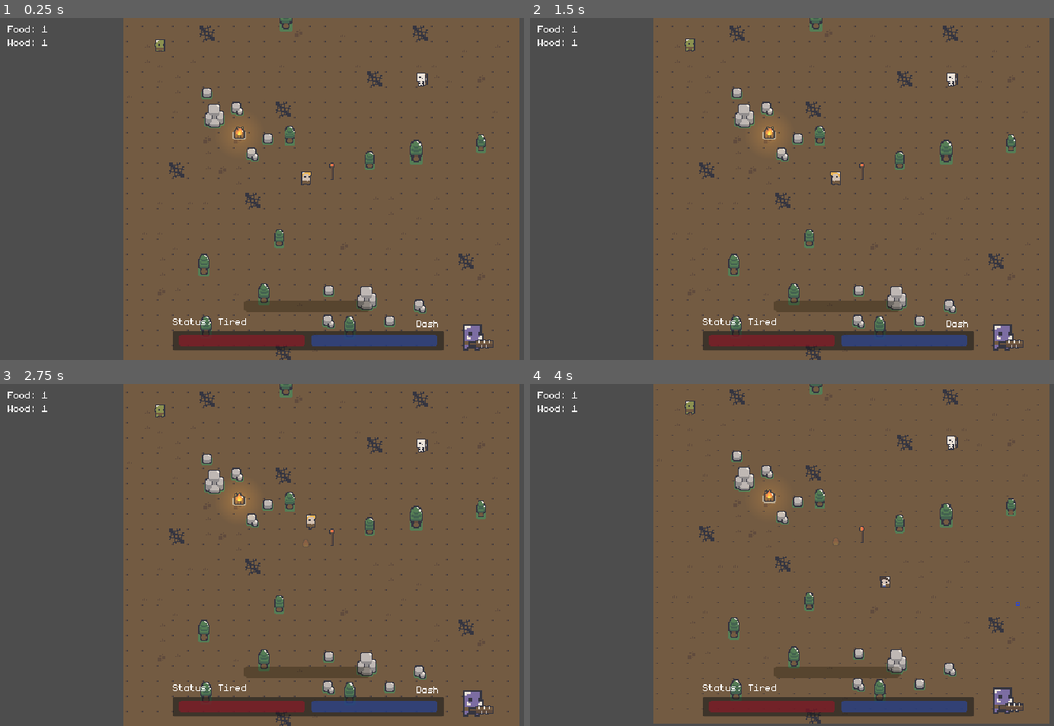
Above: before the commit, frames 1-4 (two rows, left to right).
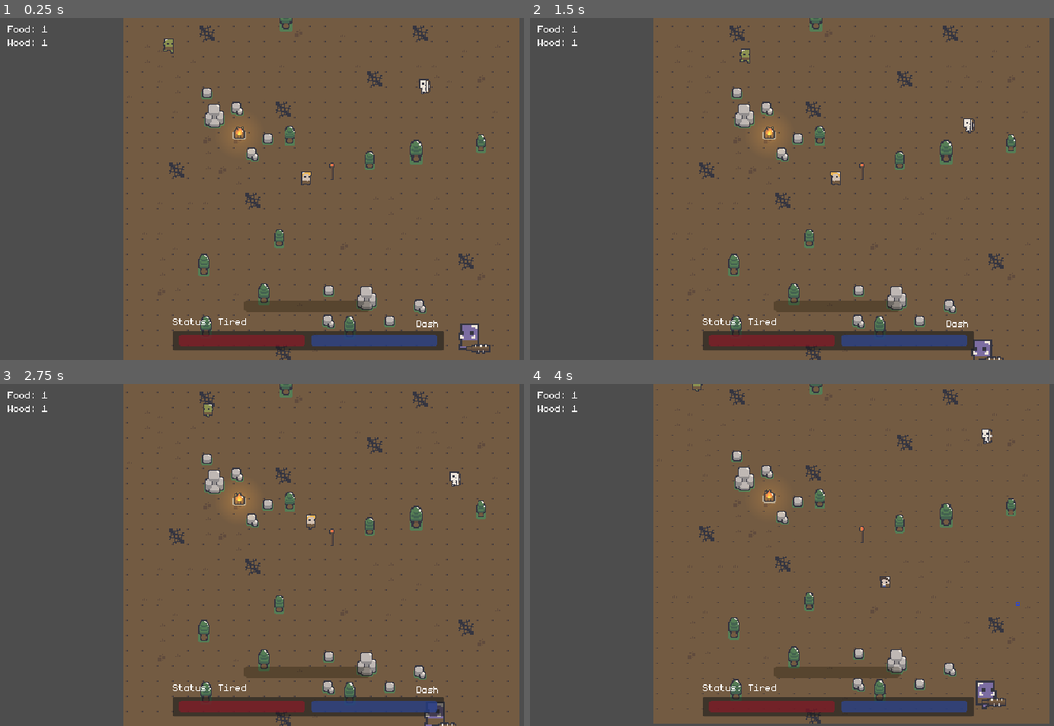
Above: after the commit, the same moments.

Repository: qmarsala/DeliciousDungeon
Game: Godot game, scene res://scenes/debug.tscn
Two runs of this game, one before a commit and one after it. Both use one fixed random seed, a clock stepped at 60 frames per second and the inputs below. This scene is started directly instead of the project's main scene.
Inputs (mouse positions are in pixels of both pictures, inside the frame that each line leads up to):
- Up to frame 1 (0.25 s): no input
- Up to frame 2 (1.5 s): move the mouse to (970, 171) at 0.52 s; tap Q (basic_attack) at 0.6 s; tap W (heavy_attack) at 0.8, 1.35 s; move the mouse to (713, 206) at 1.27 s
- Up to frame 3 (2.75 s): click (183, 572) at 1.55 s; move the mouse to (366, 479) at 2.02 s; press the mouse at (366, 479) at 2.03 s; tap Q (basic_attack) at 2.3 s
- Up to frame 4 (4 s): move the mouse to (802, 623) at 2.77 s; release the mouse at (802, 623) at 2.78 s; tap Q (basic_attack) at 2.85 s; tap W (heavy_attack) at 3.05 s; move the mouse to (1017, 606) at 3.52 s; hold Right mouse button (dash) from 3.53 s (still down); click (1017, 606) at 3.8 s

The runs differ from the first frame. In frame 1, 0.5% of the frame differs, in the area x 29-95%, y 6-99%; in frame 2, 0.8%, in the area x 29-95%, y 6-100%; in frame 3, 0.7%; in frame 4, 0.7%.
Error before the commit: Parse Error: Could not find type "StatusEffect" in the current scope. (res://assets/scripts/enemies/enemy.gd:15)

Commit message:
add another attack to try out attack_data and having multiple attacks under a 'weapon'

Diff:
--- /dev/null
+++ b/src/assets/data/abilities/attack_data.gd
@@ -0,0 +1,9 @@
+class_name AttackData
+extends Resource
+
+@export var scene: PackedScene
+@export var charge_time = .25
+@export var cooldown = 1.0
+@export var attack_action = "basic_attack"
+@export var damage: Array[float] = [1]
+@export var status_effects: Array[StatusEffect]
--- /dev/null
+++ b/src/assets/data/abilities/burning.tres
@@ -0,0 +1,10 @@
+[gd_resource type="Resource" script_class="StatusEffect" load_steps=2 format=3 uid="uid://ba1rm1w5wl0iy"]
+
+[ext_resource type="Script" path="res://assets/data/abilities/status_effect.gd" id="1_0vs3f"]
+
+[resource]
+script = ExtResource("1_0vs3f")
+effect_name = "burning"
+tick_rate = 1.0
+total_time = 6.0
+damage = 1.0
--- /dev/null
+++ b/src/assets/data/abilities/conflagrate.tres
@@ -0,0 +1,14 @@
+[gd_resource type="Resource" script_class="AttackData" load_steps=4 format=3 uid="uid://chw5576wg47v4"]
+
+[ext_resource type="PackedScene" uid="uid://c1tv7g4ssauru" path="res://scenes/spells/conflagrate.tscn" id="1_6pt40"]
+[ext_resource type="Script" path="res://assets/data/abilities/attack_data.gd" id="1_s7coy"]
+[ext_resource type="Script" path="res://assets/data/abilities/status_effect.gd" id="3_aqt5x"]
+
+[resource]
+script = ExtResource("1_s7coy")
+scene = ExtResource("1_6pt40")
+charge_time = 0.25
+cooldown = 1.0
+attack_action = "heavy_attack"
+damage = Array[float]([1.0, 2.0, 3.0])
+status_effects = Array[ExtResource("3_aqt5x")]([])
--- /dev/null
+++ b/src/assets/data/abilities/ignite.tres
@@ -0,0 +1,15 @@
+[gd_resource type="Resource" script_class="AttackData" load_steps=5 format=3 uid="uid://b61mb8vxpb1ml"]
+
+[ext_resource type="Script" path="res://assets/data/abilities/attack_data.gd" id="1_coii3"]
+[ext_resource type="PackedScene" uid="uid://d0ijtlxrsxwu6" path="res://scenes/spells/ignite.tscn" id="1_t34em"]
+[ext_resource type="Script" path="res://assets/data/abilities/status_effect.gd" id="2_o13bg"]
+[ext_resource type="Resource" uid="uid://ba1rm1w5wl0iy" path="res://assets/data/abilities/burning.tres" id="3_m311l"]
+
+[resource]
+script = ExtResource("1_coii3")
+scene = ExtResource("1_t34em")
+charge_time = 0.0
+cooldown = 5.0
+attack_action = "basic_attack"
+damage = Array[float]([1.0])
+status_effects = Array[ExtResource("2_o13bg")]([ExtResource("3_m311l")])
--- /dev/null
+++ b/src/assets/data/abilities/status_effect.gd
@@ -0,0 +1,22 @@
+class_name StatusEffect
+extends Resource
+
+@export var effect_name: String
+@export var tick_rate: float
+@export var total_time: float
+@export var damage: float
+
+var applied_at: float = 0
+var last_tick_at: float = 0
+
+func apply(time: float):
+	applied_at = time
+
+func tick(time: float):
+	last_tick_at = time
+
+func is_applicable(time: float):
+	return time - last_tick_at >= tick_rate and !is_expired(time)
+
+func is_expired(time: float):
+	return time - applied_at >= total_time
--- a/src/assets/data/conflagrate.tres
+++ /dev/null
@@ -1,12 +0,0 @@
-[gd_resource type="Resource" script_class="SpellData" load_steps=3 format=3 uid="uid://chw5576wg47v4"]
-
-[ext_resource type="Script" path="res://assets/data/spell.gd" id="1_tv6dx"]
-[ext_resource type="PackedScene" uid="uid://c1tv7g4ssauru" path="res://scenes/items/conflagrate.tscn" id="2_wrou6"]
-
-[resource]
-script = ExtResource("1_tv6dx")
-spell = ExtResource("2_wrou6")
-cast_time = 0.25
-cooldown = 1.0
-attack_action = "heavy_attack"
-damage = Array[float]([1.0, 2.0, 3.0])
--- a/src/assets/data/items/staff_of_fire.tres
+++ b/src/assets/data/items/staff_of_fire.tres
@@ -1,6 +1,6 @@
 [gd_resource type="Resource" script_class="WeaponData" load_steps=3 format=3 uid="uid://3gf50wxc3jkw"]
 
-[ext_resource type="Script" path="res://assets/data/weapon.gd" id="1_nbd06"]
+[ext_resource type="Script" path="res://assets/data/items/weapon_data.gd" id="1_nbd06"]
 [ext_resource type="PackedScene" uid="uid://btrke7rn4blxm" path="res://scenes/items/staff_of_fire.tscn" id="2_m8des"]
 
 [resource]
--- a/src/assets/data/spell.gd
+++ /dev/null
@@ -1,8 +0,0 @@
-class_name SpellData
-extends Resource
-
-@export var spell: PackedScene
-@export var cast_time = .25
-@export var cooldown = 1.0
-@export var attack_action = "heavy_attack"
-@export var damage: Array[float] = [1]
--- /dev/null
+++ b/src/assets/scripts/ignite.gd
@@ -0,0 +1,27 @@
+extends Node2D
+class_name Ignite
+
+@onready var area_2d: Area2D = $Area2D
+
+var data: AttackData
+
+func init(attack_data: AttackData):
+	data = attack_data
+
+#todo: delay seems to be needed or we wont detect targets
+# maybe this is fine - but is there something else we can do?
+var delay = 0.05
+var time = 0
+func _process(delta: float) -> void:
+	time += delta
+	if time < delay: return
+
+	var targets = area_2d.get_overlapping_areas()
+	for t in targets:
+		if t is Hitbox:
+			var damage_amount = data.damage.front()
+			t.receive_damage(damage_amount)
+			if t.character.is_in_group(Interfaces.HasStatusEffects):
+				for se in data.status_effects:
+					t.character.apply_effect(se)
+	queue_free()
--- a/src/assets/scripts/items/conflagrate.gd
+++ b/src/assets/scripts/items/conflagrate.gd
@@ -4,30 +4,36 @@
 @onready var area_2d: Area2D = $Area2D
 @onready var animated_sprite_2d: AnimatedSprite2D = $AnimatedSprite2D
 
-var damage: Array[float]
+#todo: should this go to attack data?
+@export var synergy_effect: StatusEffect
 
-func init(damage_data: Array[float]):
-	damage = damage_data
+var data: AttackData
+
+func init(attack_data: AttackData):
+	data = attack_data
 
 func deal_damage(amount):
 	var targets = area_2d.get_overlapping_areas()
 	for t in targets:
 		if t is Hitbox:
-			t.receive_damage(amount)
+			var damage_amount = amount
+			if t.character.is_in_group(Interfaces.HasStatusEffects) and t.character.has_effect(synergy_effect):
+				damage_amount *= 2
+			t.receive_damage(damage_amount)
 
 func _on_initial_damage_timer_timeout() -> void:
-	if damage.size() > 0:
-		deal_damage(damage[0])
+	if data.damage.size() > 0:
+		deal_damage(data.damage[0])
 
 func _on_mid_damage_timer_timeout() -> void:
-	if damage.size() > 1:
-		deal_damage(damage[1])
-	elif damage.size() > 0:
-		deal_damage(damage.back())
+	if data.damage.size() > 1:
+		deal_damage(data.damage[1])
+	elif data.damage.size() > 0:
+		deal_damage(data.damage.back())
 
 func _on_final_damage_timer_timeout() -> void:
-	if damage.size() > 2:
-		deal_damage(damage[2])
-	elif damage.size() > 0:
-		deal_damage(damage.back())
+	if data.damage.size() > 2:
+		deal_damage(data.damage[2])
+	elif data.damage.size() > 0:
+		deal_damage(data.damage.back())
 	queue_free()
--- a/src/assets/scripts/items/weapon.gd
+++ b/src/assets/scripts/items/weapon.gd
@@ -2,8 +2,29 @@
 extends Node2D
 
 var player: Player
+@export var max_range: float
+
+# todo: animations - see move state in player
+@onready var sprite = $Sprite2D
 
 func init(p: Player):
+	player = p
 	for a in $Abilities.get_children():
 		if a is MagicAttack: #todo: ability contract
-			a.init(p)
+			a.init(player, self)
+
+func _process(delta: float) -> void:
+	if player == null: return
+	if not player.weapon_equipped:
+		$AttackIndicator.hide()
+	elif !$AttackIndicator.visible:
+		$AttackIndicator.show()
+	$AttackIndicator.global_position = get_attack_location()
+
+func get_attack_location() -> Vector2:
+	var mouse_pos = player.get_global_mouse_position()
+	var direction = mouse_pos - player.global_position
+	var target_location = mouse_pos
+	if direction.length() > max_range:
+		target_location = player.global_position + (direction.normalized() * max_range)
+	return target_location
--- a/src/assets/scripts/player/magic_attack.gd
+++ b/src/assets/scripts/player/magic_attack.gd
@@ -1,43 +1,44 @@
 extends Node
 class_name MagicAttack
 
-#todo: could 'swap' spells from a spell book
-@export var spell_data: SpellData
+@export var attack_data: AttackData
 @onready var cooldown_timer: Timer = $CooldownTimer
 @onready var cast_timer: Timer = $CastTimer
 
 var is_on_cooldown = false
 var player: Player # todo: not sure I like this, though it is like a component - maybe its ok?
+var weapon: Weapon # todo: not sure I like this, though it is like a component - maybe its ok?
 
-func init(p: Player):
+
+func init(p: Player, w: Weapon):
 	player = p
+	weapon = w
 
 func _unhandled_input(event: InputEvent) -> void:
-	if event.is_action_pressed(spell_data.attack_action) and not is_on_cooldown:
+	# might want the weapon to listen, how will we prevent casting two attacks at once?
+	if player == null or player.is_dead() or not player.weapon_equipped: return
+	if event.is_action_pressed(attack_data.attack_action) and not is_on_cooldown:
 		is_on_cooldown = true
-		cast_timer.start(spell_data.cast_time)
-		cooldown_timer.start(spell_data.cooldown + spell_data.cast_time)
+		if attack_data.charge_time > 0:
+			cast_timer.start(attack_data.charge_time)
+		else:
+			attack(weapon.get_attack_location())
+		cooldown_timer.start(attack_data.cooldown + attack_data.charge_time)
 
 func _process(delta: float) -> void:
 	if player == null: return
-	if not player.weapon_equipped:
-		$MagicAttackIndicator.hide()
-	else:
-		$MagicAttackIndicator.show()
-		$MagicAttackIndicator.global_position = get_magic_attack_location()
 	if !cast_timer.is_stopped():
-		SignalBusService.AttackCharge.emit(cast_timer.time_left, spell_data.cast_time)
+		SignalBusService.AttackCharge.emit(cast_timer.time_left, attack_data.charge_time)
 
-func cast_at_location(target_location):
-	#todo: show cast timer
-	var spell_instance = spell_data.spell.instantiate()
-	spell_instance.global_position = target_location
-	spell_instance.init(spell_data.damage)
-	#todo: how to play this at a spot? seems to get weird when inside our non node2d
-	# maybe sound service can handle that? also only needed if we want things to react
-	# to sound with a listener
-	$PlayerSpellSound.play()
-	add_child(spell_instance)
+# maybe this could be the attack contract
+# melee would swing towards this direction, magic and range shoot toward it
+func attack(target_location):
+	if attack_data.scene != null:
+		var attack_instance = attack_data.scene.instantiate()
+		attack_instance.global_position = target_location
+		attack_instance.init(attack_data)
+		add_child(attack_instance)
+		#$PlayerSpellSound.play()
 
 func _on_cooldown_timer_timeout() -> void:
 	is_on_cooldown = false
@@ -45,12 +46,4 @@
 func _on_cast_timer_timeout() -> void:
 	cast_timer.stop()
 	if player.is_dead() or not player.weapon_equipped: return
-	cast_at_location(get_magic_attack_location())
-
-func get_magic_attack_location() -> Vector2:
-	var mouse_pos = player.get_global_mouse_position()
-	var direction = mouse_pos - player.global_position
-	var target_location = mouse_pos
-	if direction.length() > 75:
-		target_location = player.global_position + (direction.normalized() * 75)
-	return target_location
+	attack(weapon.get_attack_location())
--- a/src/assets/scripts/player/player_states/player_move_state.gd
+++ b/src/assets/scripts/player/player_states/player_move_state.gd
@@ -12,13 +12,16 @@
 		if player.is_hill:
 			player.velocity = player.velocity / 2
 
+# this needs to be closer to the weapon
+# it makes sense the move state wants to make the weapon animate a certain way
+# but it sucks for the move state to reach into the weapon like this.
 func weapon_animation():
 	if player.weapon_equipped and player.weapon:
 		if player.velocity.x < 0:
-			player.weapon.z_index = player.z_index - 1
-			player.weapon.rotation_degrees = -75
-			player.weapon.global_position = player.hand.global_position - Vector2(2,0)
+			player.weapon.sprite.z_index = player.z_index - 1
+			player.weapon.sprite.rotation_degrees = -75
+			player.weapon.sprite.global_position = player.hand.global_position - Vector2(2,0)
 		else:
-			player.weapon.z_index = player.z_index + 1
-			player.weapon.rotation_degrees = 75
-			player.weapon.global_position = player.hand.global_position + Vector2(2,0)
+			player.weapon.sprite.z_index = player.z_index + 1
+			player.weapon.sprite.rotation_degrees = 75
+			player.weapon.sprite.global_position = player.hand.global_position + Vector2(2,0)
--- a/src/scenes/items/staff_of_fire.tscn
+++ b/src/scenes/items/staff_of_fire.tscn
@@ -1,15 +1,17 @@
-[gd_scene load_steps=7 format=3 uid="uid://btrke7rn4blxm"]
+[gd_scene load_steps=8 format=3 uid="uid://btrke7rn4blxm"]
 
 [ext_resource type="Script" path="res://assets/scripts/items/weapon.gd" id="1_7dyo7"]
 [ext_resource type="Texture2D" uid="uid://cqyuvlxinqtqc" path="res://assets/sprites/dungeon/weapons_.png" id="1_hhwgu"]
 [ext_resource type="Script" path="res://assets/scripts/player/magic_attack.gd" id="2_j7ahm"]
-[ext_resource type="Resource" uid="uid://chw5576wg47v4" path="res://assets/data/conflagrate.tres" id="3_i3gh3"]
+[ext_resource type="Resource" uid="uid://chw5576wg47v4" path="res://assets/data/abilities/conflagrate.tres" id="3_i3gh3"]
 [ext_resource type="AudioStream" uid="uid://ck2wkfdfp2hij" path="res://assets/audio/Explosion.wav" id="4_rcbxt"]
 [ext_resource type="Texture2D" uid="uid://cdk267i0i80jy" path="res://assets/sprites/dungeon/fire_.png" id="5_ew75c"]
+[ext_resource type="Resource" uid="uid://b61mb8vxpb1ml" path="res://assets/data/abilities/ignite.tres" id="7_sevts"]
 
 [node name="StaffOfFire" type="Node2D"]
 scale = Vector2(0.75, 0.75)
 script = ExtResource("1_7dyo7")
+max_range = 75.0
 
 [node name="Sprite2D" type="Sprite2D" parent="."]
 z_as_relative = false
@@ -17,11 +19,19 @@
 region_enabled = true
 region_rect = Rect2(2, 72, 8, 24)
 
+[node name="AttackIndicator" type="Sprite2D" parent="."]
+visible = false
+self_modulate = Color(1, 1, 1, 0.196078)
+scale = Vector2(1.33333, 1.33333)
+texture = ExtResource("5_ew75c")
+region_enabled = true
+region_rect = Rect2(20, 19, 8, 9)
+
 [node name="Abilities" type="Node" parent="."]
 
 [node name="MagicAttack" type="Node" parent="Abilities"]
 script = ExtResource("2_j7ahm")
-spell_data = ExtResource("3_i3gh3")
+attack_data = ExtResource("3_i3gh3")
 
 [node name="CooldownTimer" type="Timer" parent="Abilities/MagicAttack"]
 
@@ -31,11 +41,15 @@
 stream = ExtResource("4_rcbxt")
 volume_db = -15.0
 
-[node name="MagicAttackIndicator" type="Sprite2D" parent="Abilities/MagicAttack"]
-self_modulate = Color(1, 1, 1, 0.196078)
-texture = ExtResource("5_ew75c")
-region_enabled = true
-region_rect = Rect2(20, 19, 8, 9)
+[node name="MagicAttack2" type="Node" parent="Abilities"]
+script = ExtResource("2_j7ahm")
+attack_data = ExtResource("7_sevts")
+
+[node name="CooldownTimer" type="Timer" parent="Abilities/MagicAttack2"]
+
+[node name="CastTimer" type="Timer" parent="Abilities/MagicAttack2"]
 
 [connection signal="timeout" from="Abilities/MagicAttack/CooldownTimer" to="Abilities/MagicAttack" method="_on_cooldown_timer_timeout"]
 [connection signal="timeout" from="Abilities/MagicAttack/CastTimer" to="Abilities/MagicAttack" method="_on_cast_timer_timeout"]
+[connection signal="timeout" from="Abilities/MagicAttack2/CooldownTimer" to="Abilities/MagicAttack2" method="_on_cooldown_timer_timeout"]
+[connection signal="timeout" from="Abilities/MagicAttack2/CastTimer" to="Abilities/MagicAttack2" method="_on_cast_timer_timeout"]
--- a/src/scenes/items/conflagrate.tscn
+++ b/src/scenes/spells/conflagrate.tscn
@@ -1,38 +1,39 @@
-[gd_scene load_steps=13 format=3 uid="uid://c1tv7g4ssauru"]
+[gd_scene load_steps=14 format=3 uid="uid://c1tv7g4ssauru"]
 
-[ext_resource type="Script" path="res://assets/scripts/items/conflagrate.gd" id="1_1lhgn"]
-[ext_resource type="Texture2D" uid="uid://cdk267i0i80jy" path="res://assets/sprites/dungeon/fire_.png" id="2_8uc83"]
+[ext_resource type="Script" path="res://assets/scripts/items/conflagrate.gd" id="1_w1lis"]
+[ext_resource type="Texture2D" uid="uid://cdk267i0i80jy" path="res://assets/sprites/dungeon/fire_.png" id="2_eqfx4"]
+[ext_resource type="Resource" uid="uid://ba1rm1w5wl0iy" path="res://assets/data/abilities/burning.tres" id="2_y37v0"]
 
 [sub_resource type="AtlasTexture" id="AtlasTexture_d85sh"]
-atlas = ExtResource("2_8uc83")
+atlas = ExtResource("2_eqfx4")
 region = Rect2(16, 16, 16, 16)
 
 [sub_resource type="AtlasTexture" id="AtlasTexture_dqory"]
-atlas = ExtResource("2_8uc83")
+atlas = ExtResource("2_eqfx4")
 region = Rect2(32, 16, 16, 16)
 
 [sub_resource type="AtlasTexture" id="AtlasTexture_txlnw"]
-atlas = ExtResource("2_8uc83")
+atlas = ExtResource("2_eqfx4")
 region = Rect2(48, 16, 16, 16)
 
 [sub_resource type="AtlasTexture" id="AtlasTexture_g6c5x"]
-atlas = ExtResource("2_8uc83")
+atlas = ExtResource("2_eqfx4")
 region = Rect2(64, 16, 16, 16)
 
 [sub_resource type="AtlasTexture" id="AtlasTexture_a7ogn"]
-atlas = ExtResource("2_8uc83")
+atlas = ExtResource("2_eqfx4")
 region = Rect2(16, 32, 16, 16)
 
 [sub_resource type="AtlasTexture" id="AtlasTexture_vpd4u"]
-atlas = ExtResource("2_8uc83")
+atlas = ExtResource("2_eqfx4")
 region = Rect2(32, 32, 16, 16)
 
 [sub_resource type="AtlasTexture" id="AtlasTexture_giwgs"]
-atlas = ExtResource("2_8uc83")
+atlas = ExtResource("2_eqfx4")
 region = Rect2(48, 32, 16, 16)
 
 [sub_resource type="AtlasTexture" id="AtlasTexture_p1wgu"]
-atlas = ExtResource("2_8uc83")
+atlas = ExtResource("2_eqfx4")
 region = Rect2(64, 32, 16, 16)
 
 [sub_resource type="SpriteFrames" id="SpriteFrames_ng0eb"]
@@ -72,7 +73,8 @@
 
 [node name="Conflagrate" type="Node2D"]
 z_index = 4
-script = ExtResource("1_1lhgn")
+script = ExtResource("1_w1lis")
+synergy_effect = ExtResource("2_y37v0")
 
 [node name="AnimatedSprite2D" type="AnimatedSprite2D" parent="."]
 sprite_frames = SubResource("SpriteFrames_ng0eb")
--- /dev/null
+++ b/src/scenes/spells/ignite.tscn
@@ -0,0 +1,16 @@
+[gd_scene load_steps=3 format=3 uid="uid://d0ijtlxrsxwu6"]
+
+[ext_resource type="Script" path="res://assets/scripts/ignite.gd" id="1_w50xc"]
+
+[sub_resource type="CircleShape2D" id="CircleShape2D_s7u6y"]
+radius = 9.0
+
+[node name="Ignite" type="Node2D"]
+script = ExtResource("1_w50xc")
+
+[node name="Area2D" type="Area2D" parent="."]
+collision_layer = 0
+collision_mask = 64
+
+[node name="CollisionShape2D" type="CollisionShape2D" parent="Area2D"]
+shape = SubResource("CircleShape2D_s7u6y")
Renamed: src/assets/data/weapon.gd -> src/assets/data/items/weapon_data.gd
